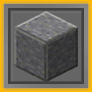
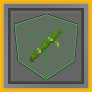
Layers edited between the first and the second (92, 92) image:
added layer "Layer 59" (40%) above "Layer 58" over left=14, top=25, right=77, bottom=79
added layer "Layer 58" above "Layer 57" over left=30, top=30, right=62, bottom=62
added layer "Layer 57" above "Layer 55" over left=14, top=14, right=78, bottom=80
hid "Layer 55" over left=14, top=11, right=78, bottom=82
